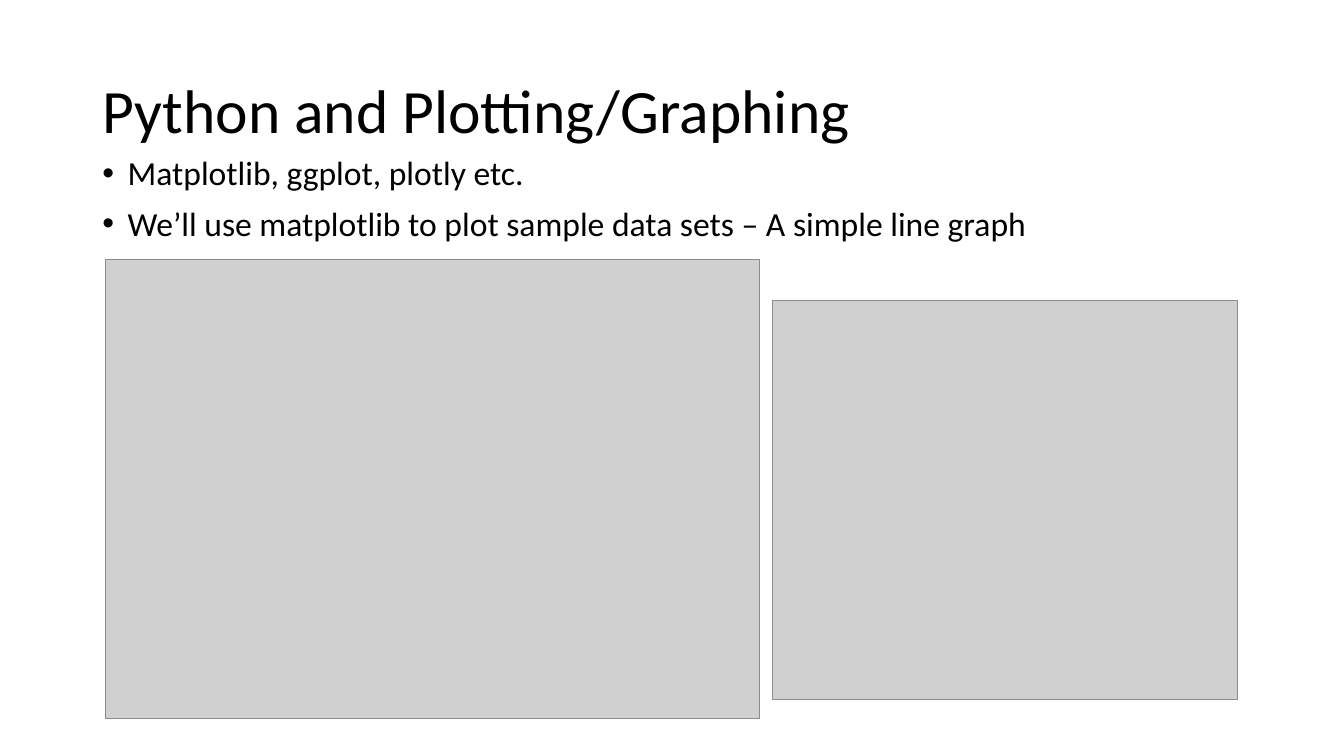
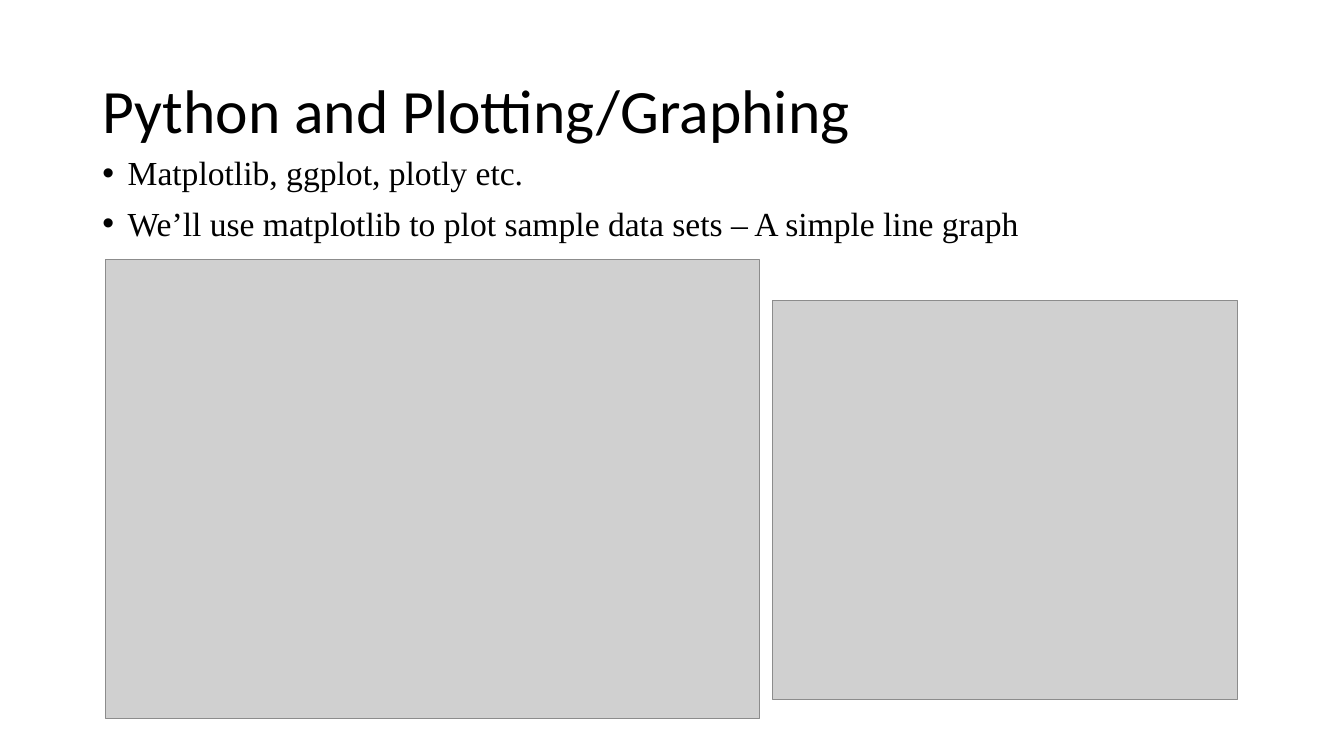
Before and after one commit to ndeshpa/Bootcamp, a slide deck: slide 3 of Lab/DataVisualization/PythonLabPlots.pptx. Drawn at 1344x756 pixels with LibreOffice and Linux fonts; fonts in the diff are those of the drawing; grey boxes stand for pictures. Boxes give left, top, right and bottom in pixels: in the first picture for what was removed or moved away, otherwise in the second. Text is boxed around its words. In the diff, an @@ line names an element or a change of style, - is before the commit and + after.

Commit message:
Formatting changes

```diff
--- a/Lab/DataVisualization/PythonLabPlots.pptx
+++ b/Lab/DataVisualization/PythonLabPlots.pptx
@@ text "Matplotlib, ggplot, plotly etc." at box(128, 161, 1019, 242): font Calibri to Times New Roman @@
```
Also in this commit, not shown: 9 other slides changed.
